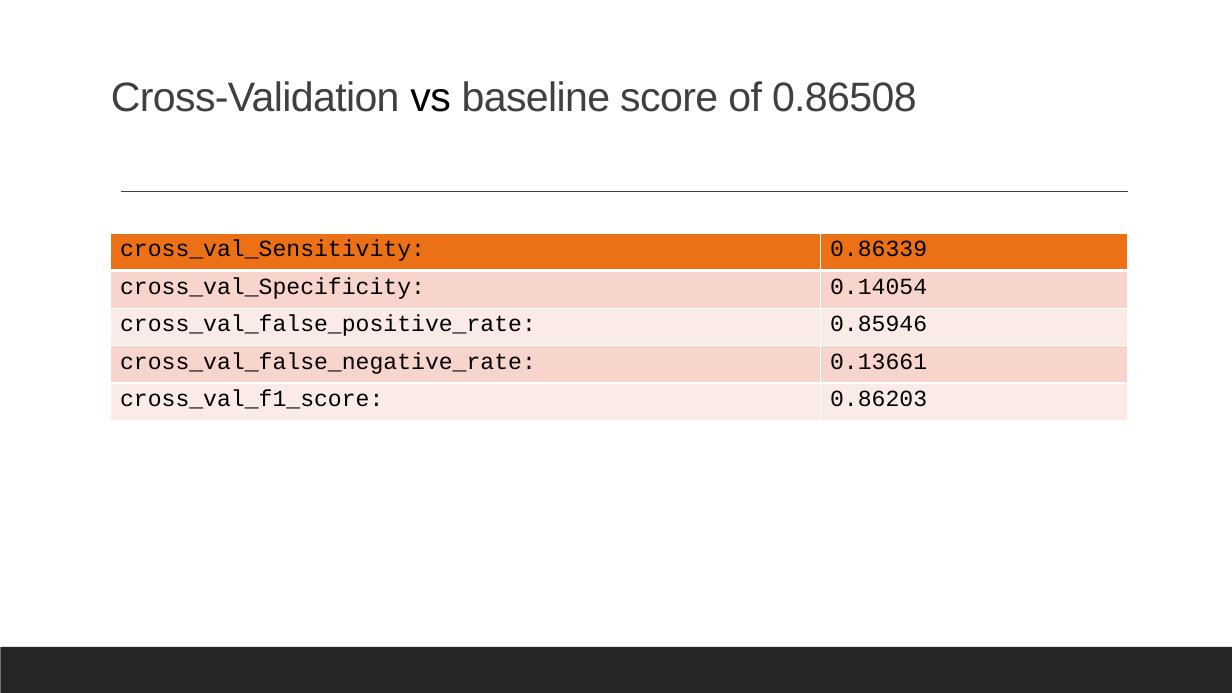
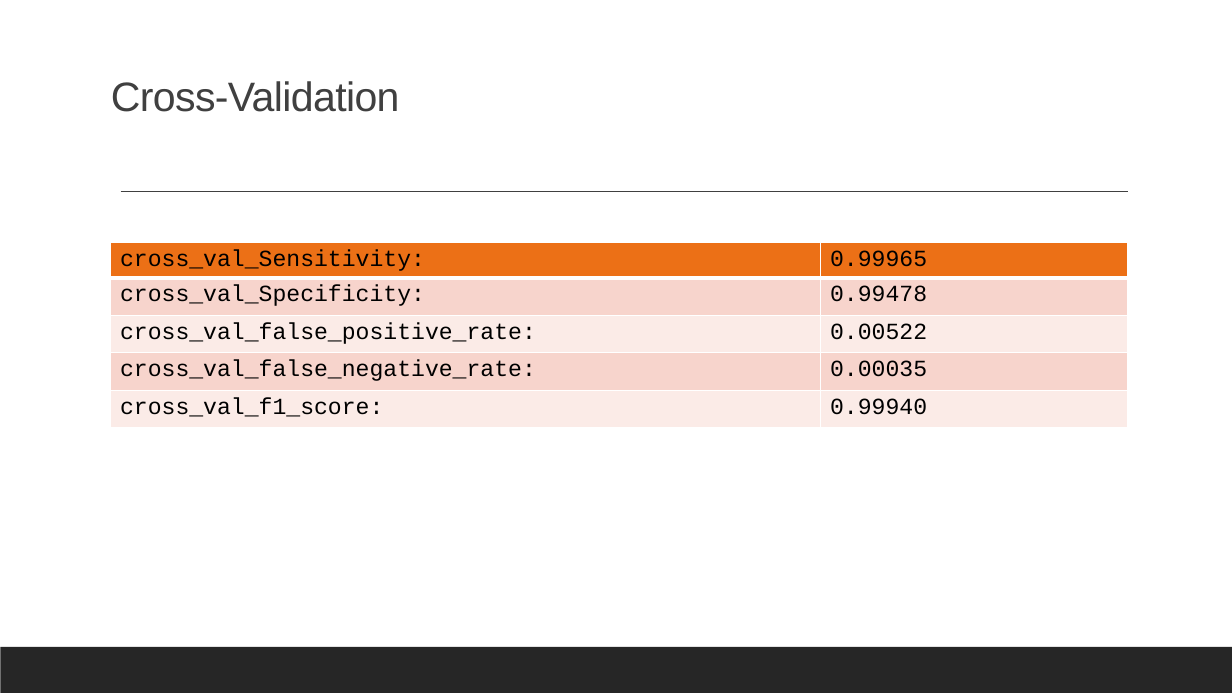
Before and after one commit to Choc91/General-Assembly-Capstone, a slide deck: slide 5 of Credit Risk Capstone Project.pptx. Drawn at 1232x693 pixels with LibreOffice and Linux fonts; fonts in the diff are those of the drawing. Boxes give left, top, right and bottom in pixels: in the first picture for what was removed or moved away, otherwise in the second. Text is boxed around its words. In the diff, an @@ line names an element or a change of style, - is before the commit and + after.

```diff
--- a/Credit Risk Capstone Project.pptx
+++ b/Credit Risk Capstone Project.pptx
@@ title at box(111, 81, 400, 112): text changed @@
-Cross-Validation vs baseline score of 0.86508
+Cross-Validation
@@ table at box(111, 242, 1128, 429) @@
-row 1, column 2: 0.86339
+row 1, column 2: 0.99965
-row 2, column 2: 0.14054
+row 2, column 2: 0.99478
-row 3, column 2: 0.85946
+row 3, column 2: 0.00522
-row 4, column 2: 0.13661
+row 4, column 2: 0.00035
-row 5, column 2: 0.86203
+row 5, column 2: 0.99940
@@ table: place and size @@
-table at box(111, 233, 1128, 421)
+table at box(111, 242, 1128, 429)
```
Also in this commit, not shown: 4 other slides changed.
